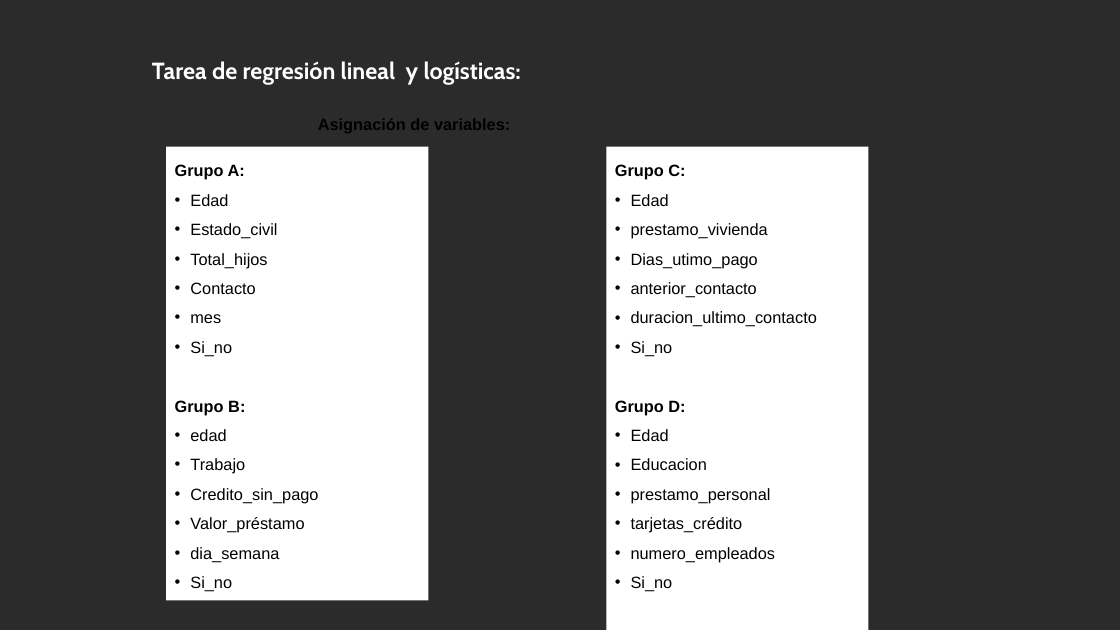
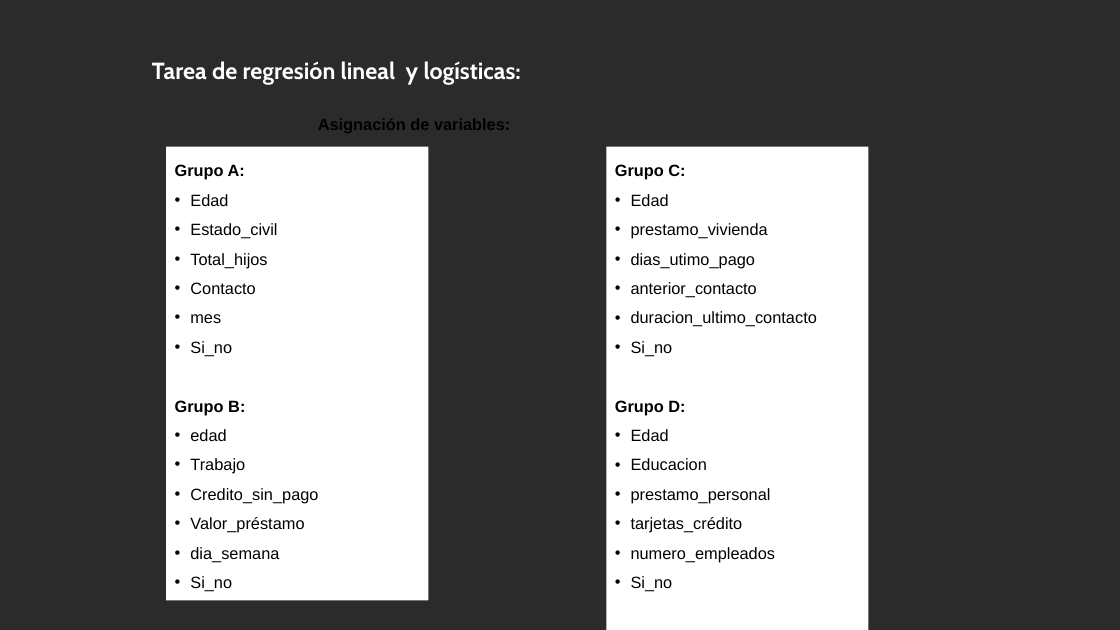
Before and after one commit to luisFernandoCastellanosG/Machine_learning, a slide deck: slide 33 of Presentaciones/P3_MACHINE_LEARNING-sklearn-regresion_logistica.pptx. Drawn at 1120x630 pixels with LibreOffice and Linux fonts; fonts in the diff are those of the drawing; background and template pictures are left out; a plain dark background stands for a picture behind light text. Boxes give left, top, right and bottom in pixels: in the first picture for what was removed or moved away, otherwise in the second. Text is boxed around its words. In the diff, an @@ line names an element or a change of style, - is before the commit and + after.

```diff
--- a/Presentaciones/P3_MACHINE_LEARNING-sklearn-regresion_logistica.pptx
+++ b/Presentaciones/P3_MACHINE_LEARNING-sklearn-regresion_logistica.pptx
@@ text in rectangle at (631, 253, 756, 268): text changed @@
-• Dias_utimo_pago
+• dias_utimo_pago
```
Also in this commit, not shown: 3 other slides changed, 13 other files.
